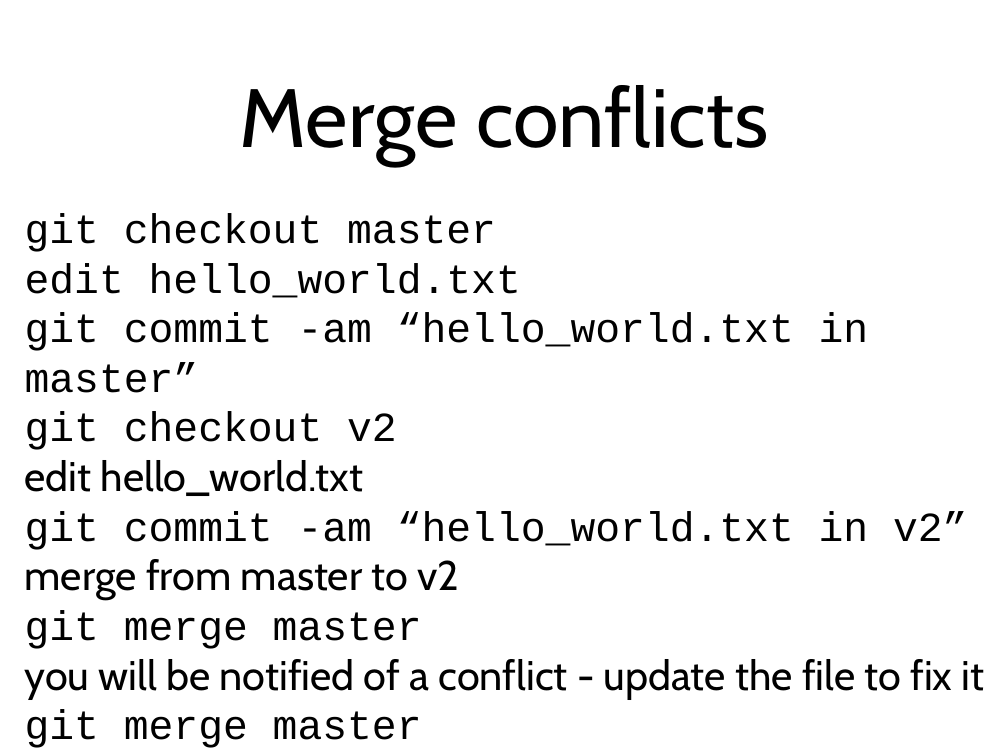
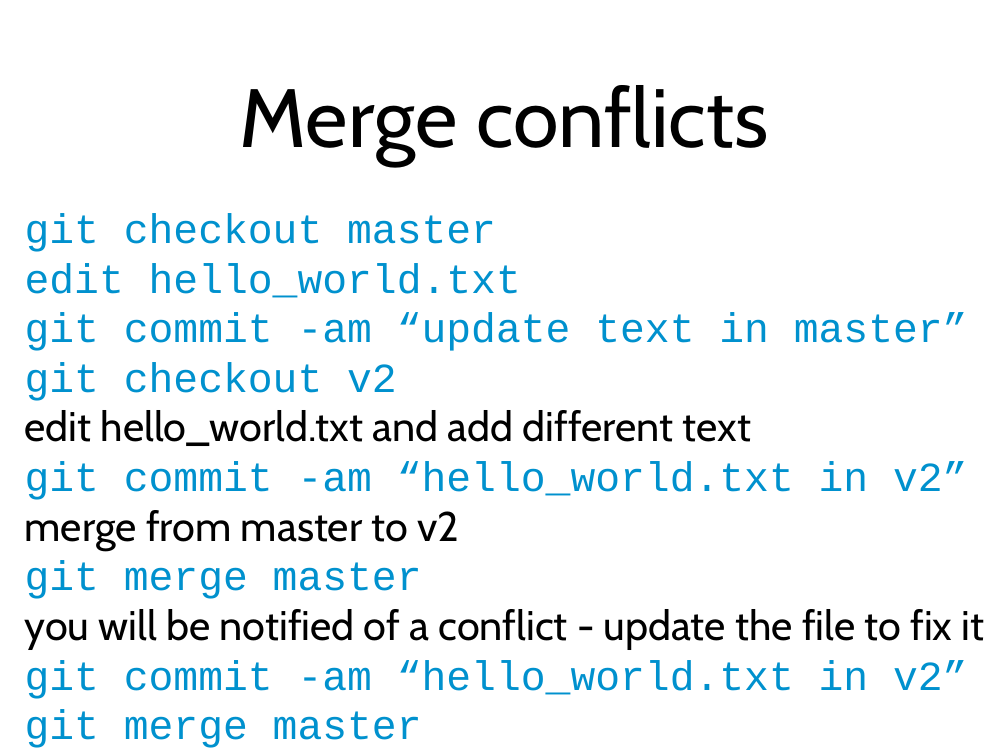
Before and after one commit to kmoir/Git-tutorial, a slide deck: slide 40 of GitParty.ppt (slide 37 before the commit). Drawn at 1008x756 pixels with LibreOffice and Linux fonts; fonts in the diff are those of the drawing. Boxes give left, top, right and bottom in pixels: in the first picture for what was removed or moved away, otherwise in the second. Text is boxed around its words. In the diff, an @@ line names an element or a change of style, - is before the commit and + after.

```diff
--- a/GitParty.ppt
+++ b/GitParty.ppt
@@ text at (25,213,967,748): text colour #000000 to #0091CE in "git checkout master", "edit hello_world.txt", "git checkout v2", "git commit -am “hello_world.txt in v2”" and 2 more places @@
@@ text at (25,312,968,351): text changed; text colour #000000 to #0091CE @@
-git commit -am “hello_world.txt in master”
+git commit -am “update text in master”
@@ text at (25,410,751,446): text changed @@
-edit hello_world.txt
+edit hello_world.txt and add different text
@@ text at (25,660,967,699): paragraph added @@
+git commit -am “hello_world.txt in v2”
```
Also in this commit, not shown: 22 other slides changed, 5 slides added, 1 slide removed, 4 other files.
